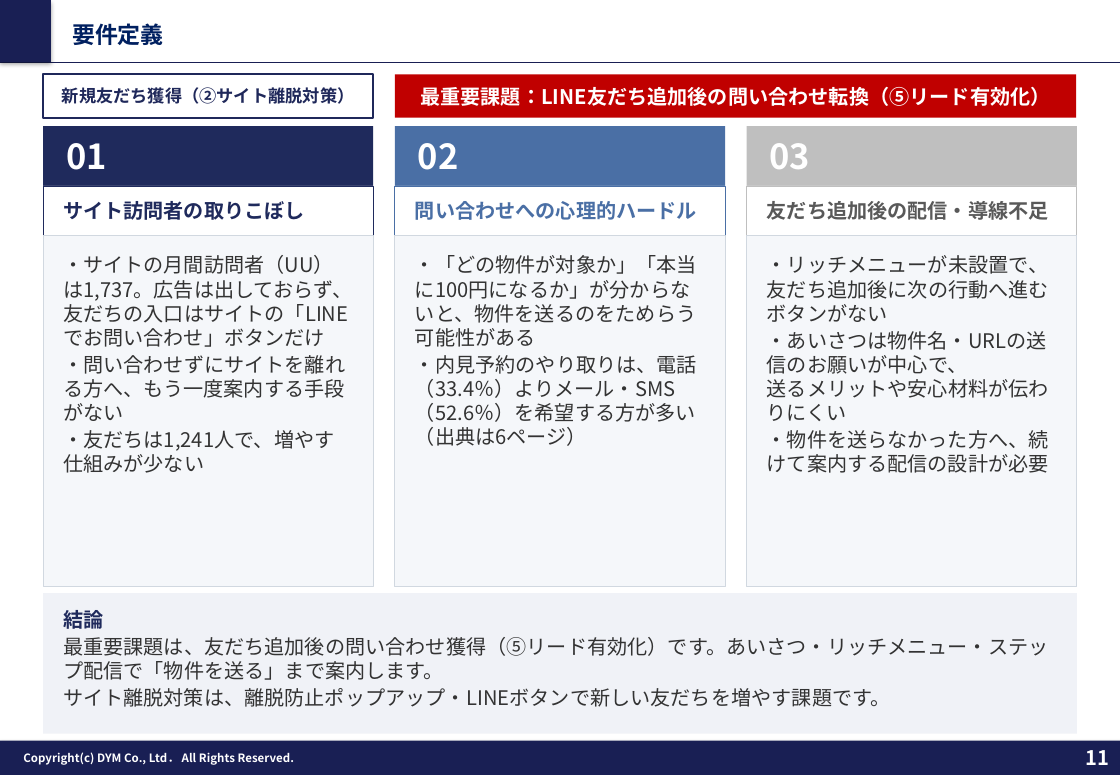
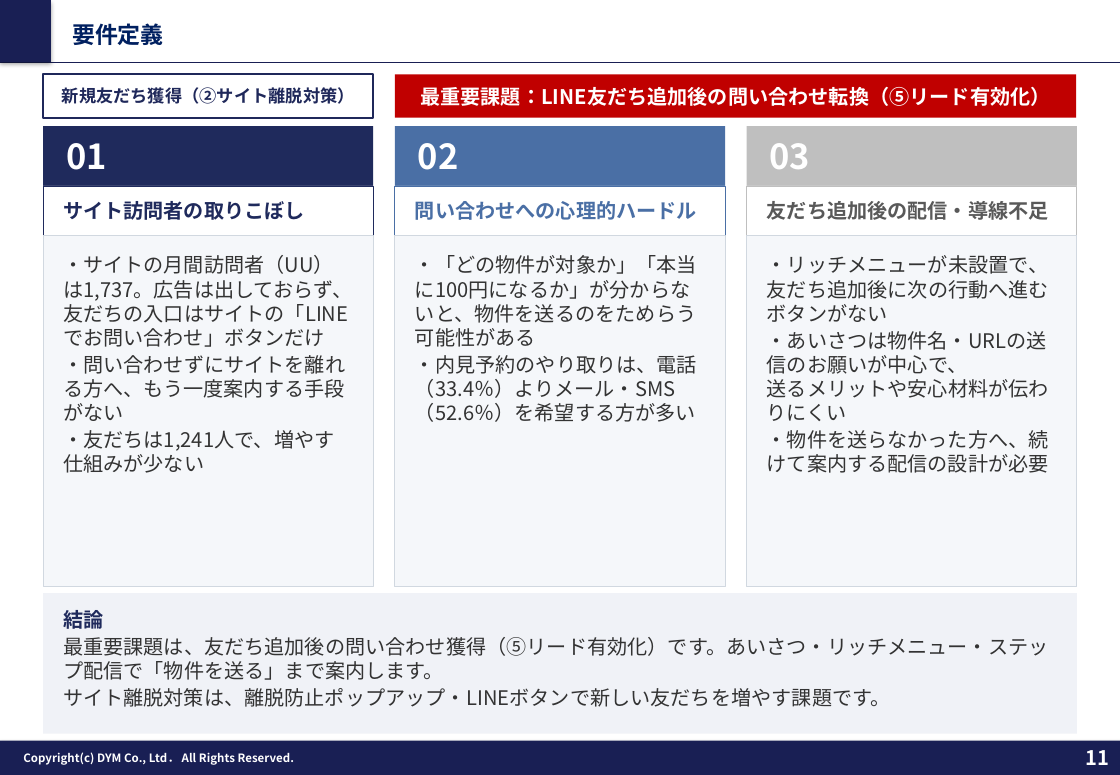
Before and after one commit to tonomura-r-dev/folder, a slide deck: slide 11 of 202610_株式会社あらうち御中_LINE公式アカウント運用のご提案_v8.pptx. Drawn at 1120x775 pixels with LibreOffice and Linux fonts; fonts in the diff are those of the drawing; background and template pictures are left out. Boxes give left, top, right and bottom in pixels: in the first picture for what was removed or moved away, otherwise in the second. Text is boxed around its words. In the diff, an @@ line names an element or a change of style, - is before the commit and + after.

```diff
--- a/202610_株式会社あらうち御中_LINE公式アカウント運用のご提案_v8.pptx
+++ b/202610_株式会社あらうち御中_LINE公式アカウント運用のご提案_v8.pptx
@@ text in rectangle at (415,355,697,422): text changed @@
-・内見予約のやり取りは、電話（33.4％）よりメール・SMS（52.6％）を希望する方が多い（出典は6ページ）
+・内見予約のやり取りは、電話（33.4％）よりメール・SMS（52.6％）を希望する方が多い
```
Also in this commit, not shown: 8 other slides changed, 6 other files.
